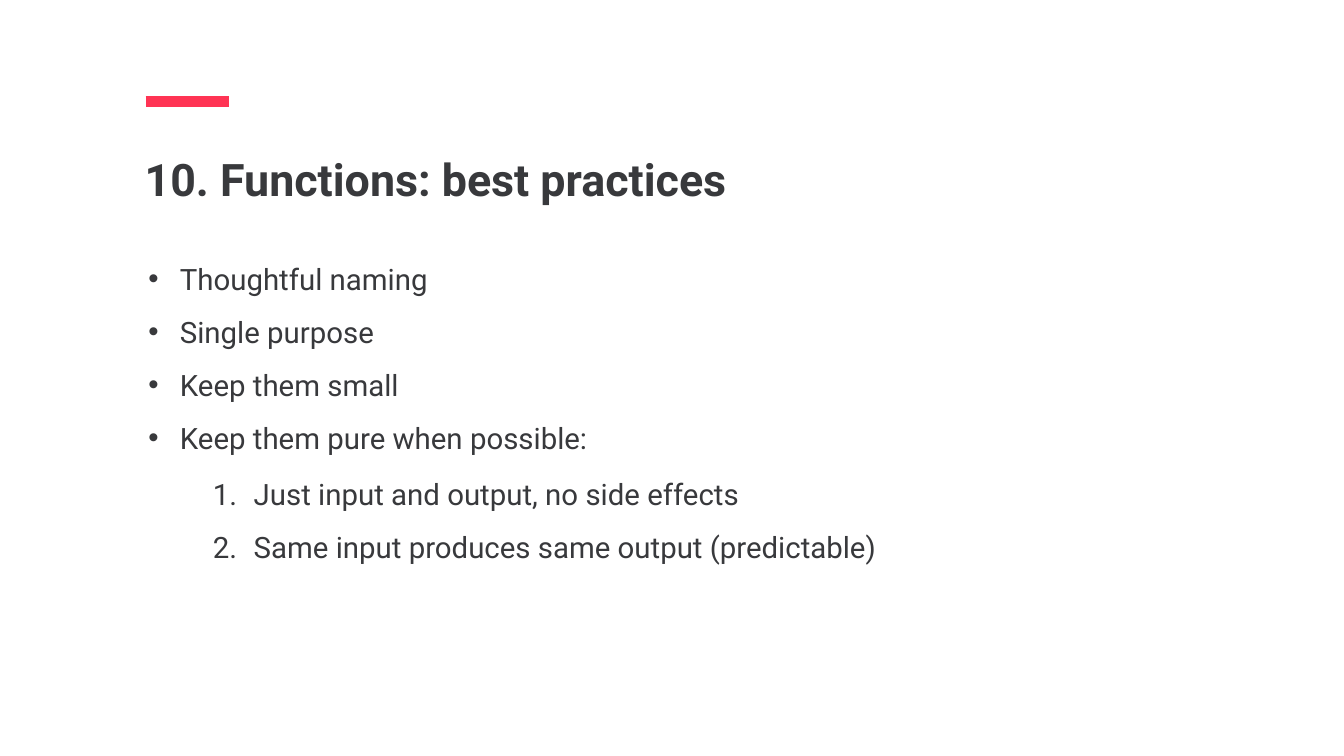
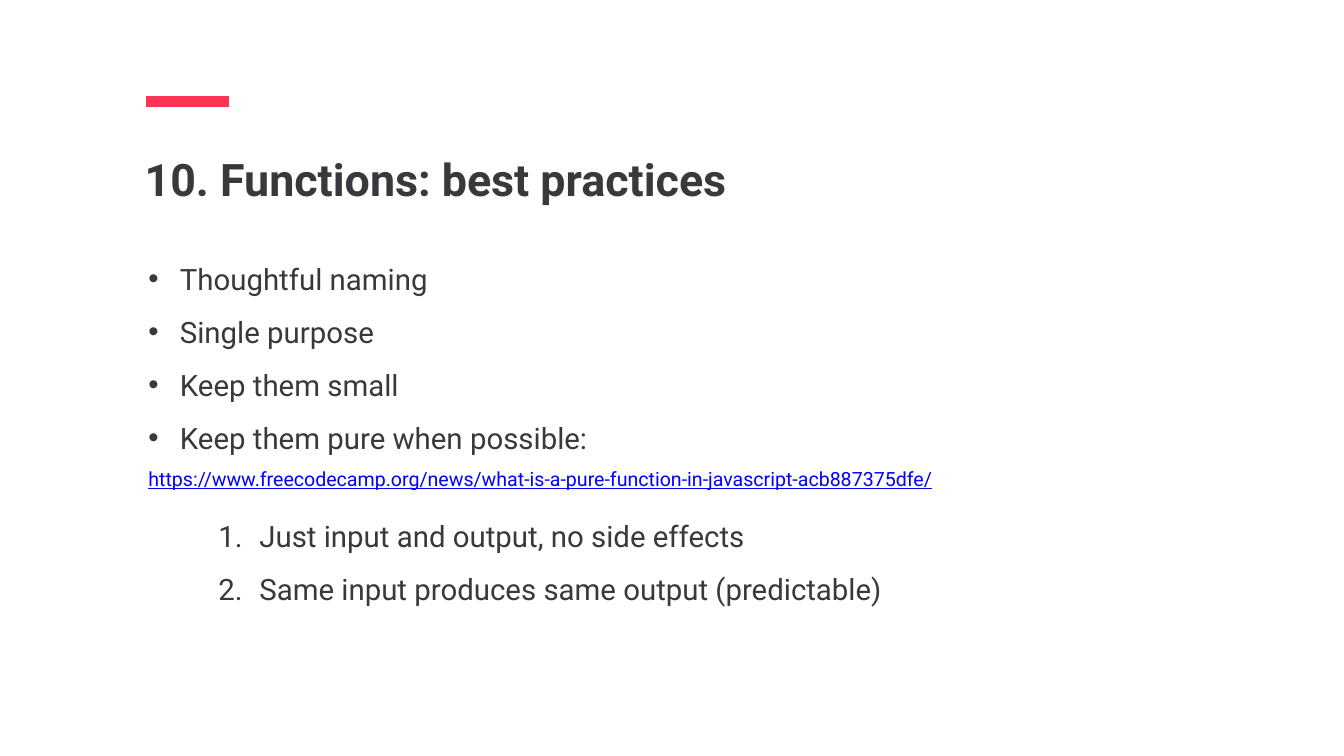
Before and after one commit to jpotapova/js-lecture-1, a slide deck: slide 51 of slides-full.pptx. Drawn at 1344x756 pixels with LibreOffice and Linux fonts; fonts in the diff are those of the drawing. Boxes give left, top, right and bottom in pixels: in the first picture for what was removed or moved away, otherwise in the second. Text is boxed around its words. In the diff, an @@ line names an element or a change of style, - is before the commit and + after.

```diff
--- a/slides-full.pptx
+++ b/slides-full.pptx
@@ text at [148,471,931,490]: paragraph added @@
+https://www.freecodecamp.org/news/what-is-a-pure-function-in-javascript-acb887375dfe/
@@ text "Just input and output, no ...": place and size @@
-text "Just input and output, no ..." at [254,482,876,565]
+text "Just input and output, no ..." at [259,524,881,607]
```
Also in this commit, not shown: 6 other slides changed, 6 slides removed, 13 other files.
